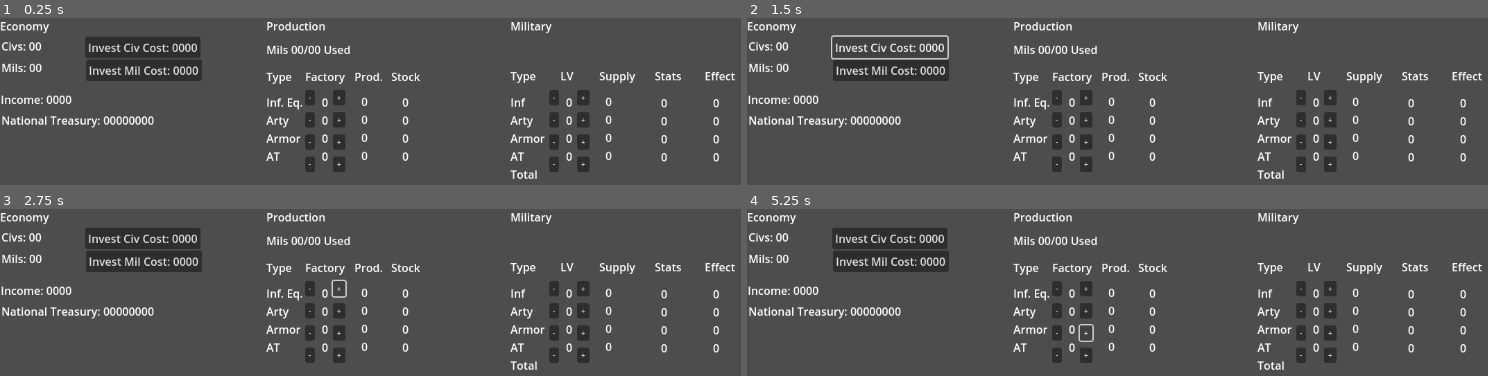
Above: before the commit, frames 1-4 (two rows, left to right).
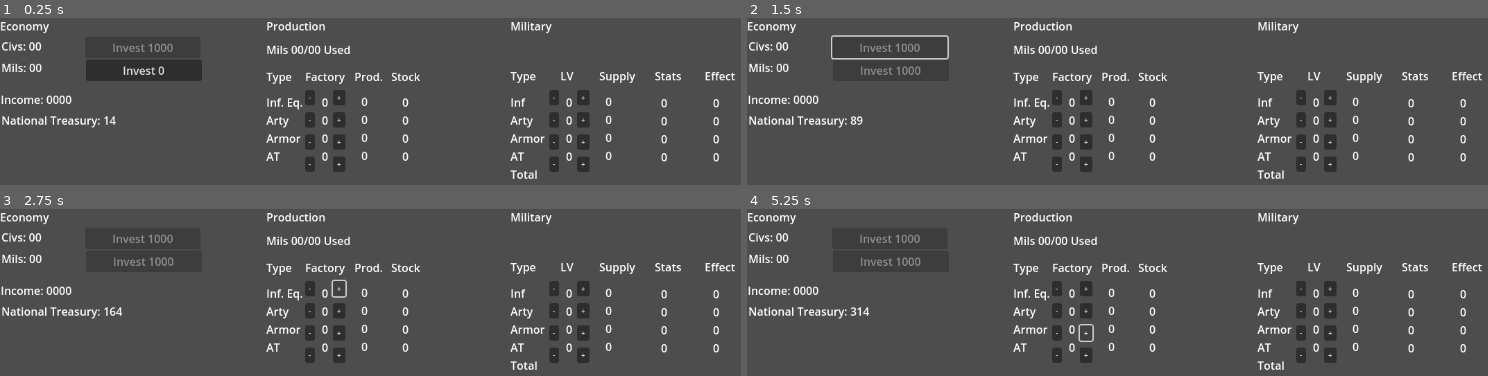
Above: after the commit, the same moments.

Repository: dwlee0802/AttritionWarfare
Game: Godot game, scene res://Scene/game.tscn
The game is run twice, just before and just after one commit, with the same random seed, the same clock (stepped at 60 frames per second) and the same inputs. Before the commit the project has no main scene; this scene is started directly in both runs.
Inputs (mouse positions are in pixels of both pictures, inside the frame that each line leads up to):
- Up to frame 1 (0.25 s): no input
- Up to frame 2 (1.5 s): click "Invest Mil Cost: 0000" (after the commit: "Invest 0") at 0.5 s; click (887, 48) at 1.25 s, where only the run before the commit has a clickable "Invest Civ Cost: 0000"
- Up to frame 3 (2.75 s): click "+" at 2 s
- Up to frame 4 (5.25 s): click "-" at 2.75 s; click "+" at 3.5 s; click "-" at 4.25 s; click "+" at 5 s

The runs differ from the first frame. In frame 1, 1.2% of the frame differs, in the area x 12-27%, y 14-65%; in frame 2, 1.1%; in frame 3, 1.1%; in frame 4, 1.2%.

Commit message:
Implemented civs and mils investment.

Diff:
--- /dev/null
+++ b/Scene/EconomyTab.gd
@@ -0,0 +1,35 @@
+extends Label
+
+var civCountLabel
+var civInvestButton
+var milCountLabel
+var milInvestButton
+var incomeLabel
+var nationalTreasuryLabel
+
+
+# Called when the node enters the scene tree for the first time.
+func _ready():
+	civCountLabel = $CivCountLabel
+	civInvestButton = $CivInvestButton
+	milCountLabel = $MilCountLabel
+	milInvestButton = $MilInvestButton
+	incomeLabel = $IncomeLabel
+	nationalTreasuryLabel = $NationalTreasuryLabel
+
+
+# Called every frame. 'delta' is the elapsed time since the previous frame.
+func _process(delta):
+	civInvestButton.text = "Invest " + str(Game.playerNation.civCount * Game.playerNation.baseInvestmentAmount)
+	if Game.playerNation.CivInvestAvailable():
+		civInvestButton.disabled = false
+	else:
+		civInvestButton.disabled = true
+
+	milInvestButton.text = "Invest " + str(Game.playerNation.milCount * Game.playerNation.baseInvestmentAmount)
+	if Game.playerNation.MilInvestAvailable():
+		milInvestButton.disabled = false
+	else:
+		milInvestButton.disabled = true
+
+	nationalTreasuryLabel.text = "National Treasury: " + str(Game.playerNation.nationalTreasury)
--- /dev/null
+++ b/Scene/game.gd
@@ -0,0 +1,14 @@
+extends Control
+class_name Game
+
+static var playerNation: Nation
+
+
+# Called when the node enters the scene tree for the first time.
+func _ready():
+	self.playerNation = $PlayerNation
+
+
+# Called every frame. 'delta' is the elapsed time since the previous frame.
+func _process(delta):
+	pass
--- a/Scene/game.tscn
+++ b/Scene/game.tscn
@@ -1,4 +1,8 @@
-[gd_scene format=3 uid="uid://bvyo1sjvno0yx"]
+[gd_scene load_steps=4 format=3 uid="uid://bvyo1sjvno0yx"]
+
+[ext_resource type="Script" path="res://Script/Nation.gd" id="1_61ht0"]
+[ext_resource type="Script" path="res://Scene/game.gd" id="1_njrv5"]
+[ext_resource type="Script" path="res://Scene/EconomyTab.gd" id="2_3ln5g"]
 
 [node name="Game" type="Control"]
 layout_mode = 3
@@ -7,12 +11,14 @@
 anchor_bottom = 1.0
 grow_horizontal = 2
 grow_vertical = 2
+script = ExtResource("1_njrv5")
 
 [node name="EconomyTab" type="Label" parent="."]
 layout_mode = 0
 offset_right = 40.0
 offset_bottom = 40.0
 text = "Economy"
+script = ExtResource("2_3ln5g")
 
 [node name="CivCountLabel" type="Label" parent="EconomyTab"]
 layout_mode = 0
@@ -31,6 +37,7 @@
 text = "Invest Civ Cost: 0000"
 
 [node name="MilCountLabel" type="Label" parent="EconomyTab"]
+layout_mode = 0
 offset_left = 2.0
 offset_top = 60.0
 offset_right = 61.0
@@ -38,6 +45,7 @@
 text = "Mils: 00"
 
 [node name="MilInvestButton" type="Button" parent="EconomyTab"]
+layout_mode = 0
 offset_left = 124.0
 offset_top = 60.0
 offset_right = 291.0
@@ -45,6 +53,7 @@
 text = "Invest Mil Cost: 0000"
 
 [node name="IncomeLabel" type="Label" parent="EconomyTab"]
+layout_mode = 0
 offset_left = 1.0
 offset_top = 106.0
 offset_right = 104.0
@@ -52,6 +61,7 @@
 text = "Income: 0000"
 
 [node name="NationalTreasuryLabel" type="Label" parent="EconomyTab"]
+layout_mode = 0
 offset_left = 2.0
 offset_top = 136.0
 offset_right = 76.0
@@ -80,18 +90,21 @@
 text = "Type"
 
 [node name="ColumnTitleLabel" type="Label" parent="ProductionTab/ColumnTitleLabel"]
+layout_mode = 0
 offset_left = 56.0
 offset_right = 114.0
 offset_bottom = 23.0
 text = "Factory"
 
 [node name="ColumnTitleLabel2" type="Label" parent="ProductionTab/ColumnTitleLabel"]
+layout_mode = 0
 offset_left = 127.0
 offset_right = 231.0
 offset_bottom = 23.0
 text = "Prod."
 
 [node name="ColumnTitleLabel3" type="Label" parent="ProductionTab/ColumnTitleLabel"]
+layout_mode = 0
 offset_left = 180.0
 offset_right = 284.0
 offset_bottom = 23.0
@@ -113,6 +126,7 @@
 AT"
 
 [node name="FactoryCountLabel" type="Label" parent="ProductionTab/DataColumns"]
+layout_mode = 0
 offset_left = 80.0
 offset_top = 110.0
 offset_right = 163.0
@@ -123,6 +137,7 @@
 0"
 
 [node name="ProducedLabel" type="Label" parent="ProductionTab/DataColumns"]
+layout_mode = 0
 offset_left = 137.0
 offset_top = 109.0
 offset_right = 220.0
@@ -133,6 +148,7 @@
 0"
 
 [node name="StockLabel" type="Label" parent="ProductionTab/DataColumns"]
+layout_mode = 0
 offset_left = 196.0
 offset_top = 110.0
 offset_right = 279.0
@@ -143,6 +159,7 @@
 0"
 
 [node name="IncreaseLevelButton" type="Button" parent="ProductionTab/DataColumns"]
+layout_mode = 0
 offset_left = 96.0
 offset_top = 104.0
 offset_right = 114.0
@@ -151,6 +168,7 @@
 text = "+"
 
 [node name="DecreaseLevelButton" type="Button" parent="ProductionTab/DataColumns"]
+layout_mode = 0
 offset_left = 56.0
 offset_top = 104.0
 offset_right = 70.0
@@ -159,6 +177,7 @@
 text = "-"
 
 [node name="IncreaseLevelButton2" type="Button" parent="ProductionTab/DataColumns"]
+layout_mode = 0
 offset_left = 96.0
 offset_top = 136.0
 offset_right = 114.0
@@ -167,6 +186,7 @@
 text = "+"
 
 [node name="DecreaseLevelButton2" type="Button" parent="ProductionTab/DataColumns"]
+layout_mode = 0
 offset_left = 56.0
 offset_top = 136.0
 offset_right = 70.0
@@ -175,6 +195,7 @@
 text = "-"
 
 [node name="IncreaseLevelButton3" type="Button" parent="ProductionTab/DataColumns"]
+layout_mode = 0
 offset_left = 96.0
 offset_top = 168.0
 offset_right = 114.0
@@ -183,6 +204,7 @@
 text = "+"
 
 [node name="DecreaseLevelButton3" type="Button" parent="ProductionTab/DataColumns"]
+layout_mode = 0
 offset_left = 56.0
 offset_top = 168.0
 offset_right = 70.0
@@ -191,6 +213,7 @@
 text = "-"
 
 [node name="IncreaseLevelButton4" type="Button" parent="ProductionTab/DataColumns"]
+layout_mode = 0
 offset_left = 96.0
 offset_top = 200.0
 offset_right = 114.0
@@ -199,6 +222,7 @@
 text = "+"
 
 [node name="DecreaseLevelButton4" type="Button" parent="ProductionTab/DataColumns"]
+layout_mode = 0
 offset_left = 56.0
 offset_top = 200.0
 offset_right = 70.0
@@ -214,30 +238,35 @@
 text = "Military"
 
 [node name="ColumnTitleLabel" type="Label" parent="MilitaryTab"]
+layout_mode = 0
 offset_top = 72.0
 offset_right = 40.0
 offset_bottom = 95.0
 text = "Type"
 
 [node name="ColumnTitleLabel" type="Label" parent="MilitaryTab/ColumnTitleLabel"]
+layout_mode = 0
 offset_left = 72.0
 offset_right = 130.0
 offset_bottom = 23.0
 text = "LV"
 
 [node name="ColumnTitleLabel2" type="Label" parent="MilitaryTab/ColumnTitleLabel"]
+layout_mode = 0
 offset_left = 128.0
 offset_right = 232.0
 offset_bottom = 23.0
 text = "Supply"
 
 [node name="ColumnTitleLabel3" type="Label" parent="MilitaryTab/ColumnTitleLabel"]
+layout_mode = 0
 offset_left = 208.0
 offset_right = 312.0
 offset_bottom = 23.0
 text = "Stats"
 
 [node name="ColumnTitleLabel4" type="Label" parent="MilitaryTab/ColumnTitleLabel"]
+layout_mode = 0
 offset_left = 280.0
 offset_right = 384.0
 offset_bottom = 23.0
@@ -261,6 +290,7 @@
 Total"
 
 [node name="LevelLabel" type="Label" parent="MilitaryTab/DataColumns"]
+layout_mode = 0
 offset_left = 80.0
 offset_top = 110.0
 offset_right = 163.0
@@ -271,6 +301,7 @@
 0"
 
 [node name="SupplyLabel" type="Label" parent="MilitaryTab/DataColumns"]
+layout_mode = 0
 offset_left = 137.0
 offset_top = 109.0
 offset_right = 220.0
@@ -281,6 +312,7 @@
 0"
 
 [node name="StatLabel" type="Label" parent="MilitaryTab/DataColumns"]
+layout_mode = 0
 offset_left = 217.0
 offset_top = 111.0
 offset_right = 300.0
@@ -291,6 +323,7 @@
 0"
 
 [node name="EffectLabel" type="Label" parent="MilitaryTab/DataColumns"]
+layout_mode = 0
 offset_left = 292.0
 offset_top = 111.0
 offset_right = 375.0
@@ -310,6 +343,7 @@
 text = "+"
 
 [node name="DecreaseLevelButton" type="Button" parent="MilitaryTab/DataColumns"]
+layout_mode = 0
 offset_left = 56.0
 offset_top = 104.0
 offset_right = 70.0
@@ -318,6 +352,7 @@
 text = "-"
 
 [node name="IncreaseLevelButton2" type="Button" parent="MilitaryTab/DataColumns"]
+layout_mode = 0
 offset_left = 96.0
 offset_top = 136.0
 offset_right = 114.0
@@ -326,6 +361,7 @@
 text = "+"
 
 [node name="DecreaseLevelButton2" type="Button" parent="MilitaryTab/DataColumns"]
+layout_mode = 0
 offset_left = 56.0
 offset_top = 136.0
 offset_right = 70.0
@@ -334,6 +370,7 @@
 text = "-"
 
 [node name="IncreaseLevelButton3" type="Button" parent="MilitaryTab/DataColumns"]
+layout_mode = 0
 offset_left = 96.0
 offset_top = 168.0
 offset_right = 114.0
@@ -342,6 +379,7 @@
 text = "+"
 
 [node name="DecreaseLevelButton3" type="Button" parent="MilitaryTab/DataColumns"]
+layout_mode = 0
 offset_left = 56.0
 offset_top = 168.0
 offset_right = 70.0
@@ -350,6 +388,7 @@
 text = "-"
 
 [node name="IncreaseLevelButton4" type="Button" parent="MilitaryTab/DataColumns"]
+layout_mode = 0
 offset_left = 96.0
 offset_top = 200.0
 offset_right = 114.0
@@ -358,9 +397,16 @@
 text = "+"
 
 [node name="DecreaseLevelButton4" type="Button" parent="MilitaryTab/DataColumns"]
+layout_mode = 0
 offset_left = 56.0
 offset_top = 200.0
 offset_right = 70.0
 offset_bottom = 222.0
 theme_override_font_sizes/font_size = 10
 text = "-"
+
+[node name="PlayerNation" type="Node" parent="."]
+script = ExtResource("1_61ht0")
+
+[connection signal="pressed" from="EconomyTab/CivInvestButton" to="PlayerNation" method="CivInvest"]
+[connection signal="pressed" from="EconomyTab/MilInvestButton" to="PlayerNation" method="MilInvest"]
--- /dev/null
+++ b/Script/Military.gd
@@ -0,0 +1,21 @@
+class_name Military
+
+var infantryLevel: int = 0
+var artilleryLevel: int = 0
+var armorLevel: int = 0
+var antitankLevel: int = 0
+
+var infantryEquipmentSupply: int = 0
+var artillerySupply: int = 0
+var armorSupply: int = 0
+var antitankSupply: int = 0
+
+
+# Called when the node enters the scene tree for the first time.
+func _ready():
+	pass # Replace with function body.
+
+
+# Called every frame. 'delta' is the elapsed time since the previous frame.
+func _process(delta):
+	pass
--- /dev/null
+++ b/Script/Nation.gd
@@ -0,0 +1,45 @@
+extends Node
+class_name Nation
+
+var nationalTreasury: int = 0
+var civCount: int = 1
+var milCount: int = 0
+
+var revenuePerCiv: int = 100
+var baseInvestmentAmount = 1000
+
+@onready var military: Military = Military.new()
+
+
+# Called when the node enters the scene tree for the first time.
+func _ready():
+	pass # Replace with function body.
+
+
+# Called every frame. 'delta' is the elapsed time since the previous frame.
+func _process(delta):
+	nationalTreasury += revenuePerCiv * civCount * delta
+
+
+func CivInvest():
+	nationalTreasury -= baseInvestmentAmount * civCount
+	civCount += 1
+
+
+func CivInvestAvailable() -> bool:
+	if nationalTreasury >= baseInvestmentAmount * civCount:
+		return true
+	else:
+		return false
+
+
+func MilInvest():
+	nationalTreasury -= baseInvestmentAmount * milCount
+	milCount += 1
+
+
+func MilInvestAvailable() -> bool:
+	if nationalTreasury >= baseInvestmentAmount * milCount:
+		return true
+	else:
+		return false
--- /dev/null
+++ b/icon.svg
@@ -0,0 +1 @@
+<svg height="128" width="128" xmlns="http://www.w3.org/2000/svg"><rect x="2" y="2" width="124" height="124" rx="14" fill="#363d52" stroke="#212532" stroke-width="4"/><g transform="scale(.101) translate(122 122)"><g fill="#fff"><path d="M105 673v33q407 354 814 0v-33z"/><path fill="#478cbf" d="m105 673 152 14q12 1 15 14l4 67 132 10 8-61q2-11 15-15h162q13 4 15 15l8 61 132-10 4-67q3-13 15-14l152-14V427q30-39 56-81-35-59-83-108-43 20-82 47-40-37-88-64 7-51 8-102-59-28-123-42-26 43-46 89-49-7-98 0-20-46-46-89-64 14-123 42 1 51 8 102-48 27-88 64-39-27-82-47-48 49-83 108 26 42 56 81zm0 33v39c0 276 813 276 813 0v-39l-134 12-5 69q-2 10-14 13l-162 11q-12 0-16-11l-10-65H447l-10 65q-4 11-16 11l-162-11q-12-3-14-13l-5-69z"/><path d="M483 600c3 34 55 34 58 0v-86c-3-34-55-34-58 0z"/><circle cx="725" cy="526" r="90"/><circle cx="299" cy="526" r="90"/></g><g fill="#414042"><circle cx="307" cy="532" r="60"/><circle cx="717" cy="532" r="60"/></g></g></svg>
--- a/project.godot
+++ b/project.godot
@@ -11,6 +11,7 @@
 [application]
 
 config/name="Attrition Warfare"
+run/main_scene="res://Scene/game.tscn"
 config/features=PackedStringArray("4.2", "GL Compatibility")
 config/icon="res://icon.svg"
 
Not shown, added: icon.svg.import
